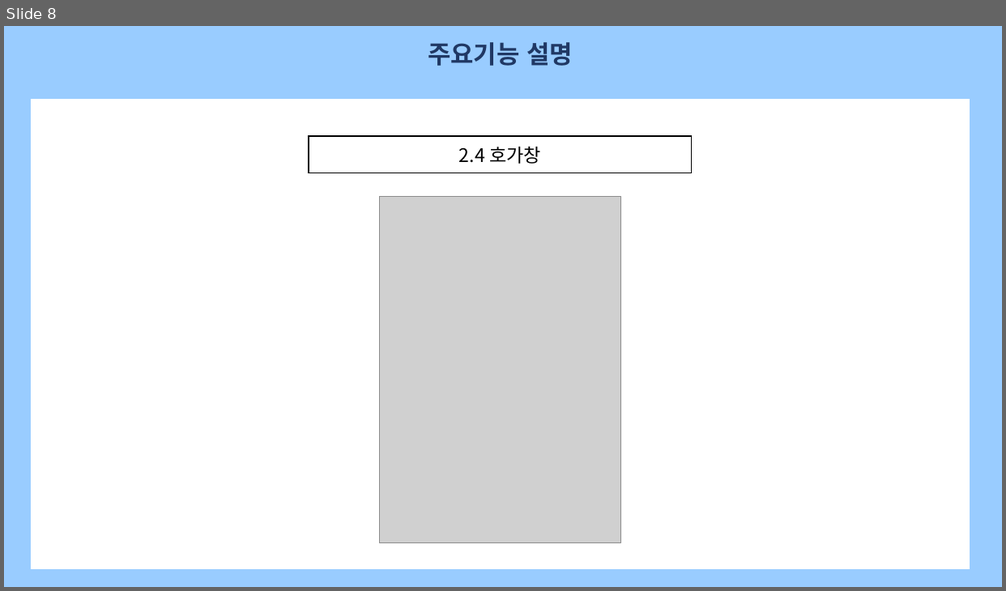
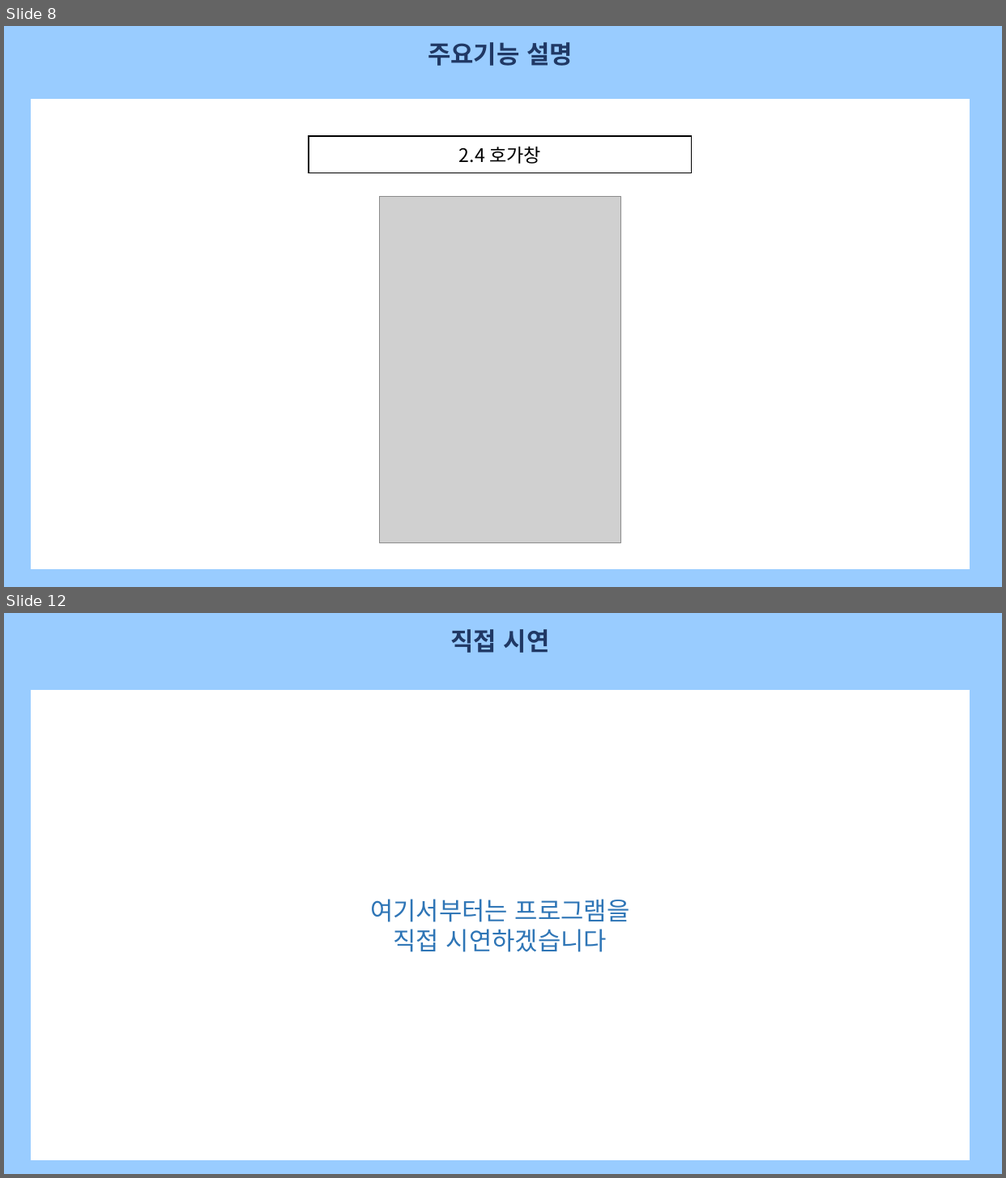
Before and after one commit to JuSeungKyu/ysCoinMarket, a slide deck: 템플릿PPT/YSCOIN_TYPE2.pptx. Shown one above the other, each under a label of ours: slide 8 before the commit, slides 8 and 12 after it; the slides between them are not shown. The pictures are 1006x591 and 1006x1178 pixels, drawn with LibreOffice and Linux fonts; fonts in the diff are those of the drawing; grey boxes stand for pictures. Boxes give left, top, right and bottom in pixels: in the first picture for what was removed or moved away, otherwise in the second. Text is boxed around its words. In the diff, an @@ line names an element or a change of style, - is before the commit and + after.

```diff
--- a/템플릿PPT/YSCOIN_TYPE2.pptx
+++ b/템플릿PPT/YSCOIN_TYPE2.pptx
@@ slide 12 added at (4,613,1002,1174), background #99CCFF @@
@@ text added at (450,629,550,653), 24 pt, text #203864, bold @@
+직접 시연
@@ rectangle added at (28,688,972,1162), fill #FFFFFF, outline #99CCFF 3.75 pt, 24 pt, text #2E75B6 @@
+여기서부터는 프로그램을
+직접 시연하겠습니다
```
Also in this commit, not shown: 1 slide changed, 3 other slides added.
